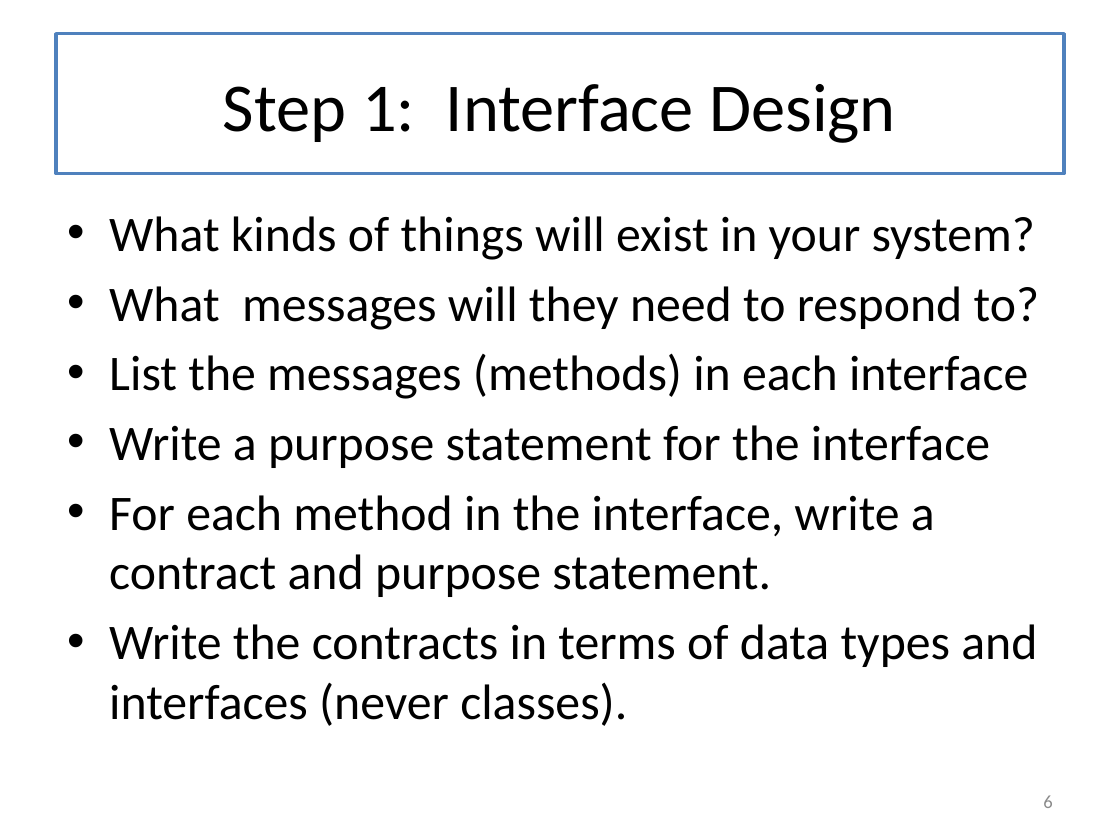
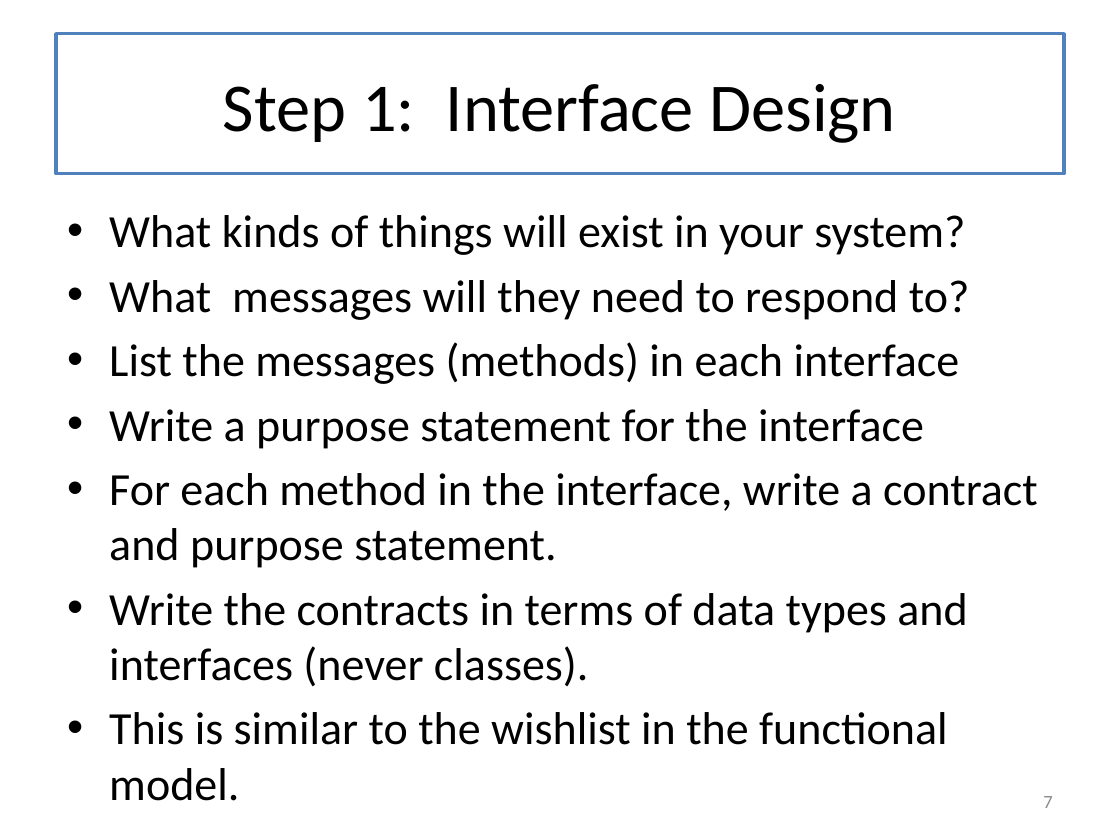
Before and after one commit to mwand/cs5010f17, a slide deck: slide 7 of Slides/Lesson 9.5 The Design Recipe Using Classes.pptx (slide 6 before the commit). Drawn at 1120x840 pixels with LibreOffice and Linux fonts; fonts in the diff are those of the drawing. Boxes give left, top, right and bottom in pixels: in the first picture for what was removed or moved away, otherwise in the second. Text is boxed around its words. In the diff, an @@ line names an element or a change of style, - is before the commit and + after.

Commit message:
converted Will's Lesson 9.5 from HTML to PPT

```diff
--- a/Slides/Lesson 9.5 The Design Recipe Using Classes.pptx
+++ b/Slides/Lesson 9.5 The Design Recipe Using Classes.pptx
@@ text at bbox=[109, 215, 1038, 686]: size 32 to 29.6 pt in "What kinds of things will exist in ...", "What messages will they need to respond ...", "List the messages (methods) in each interface", "Write a purpose statement for the interface" and 2 more places @@
@@ text at bbox=[109, 712, 948, 745]: paragraph added @@
+• This is similar to the wishlist in the functional model.
@@ page number at bbox=[1043, 796, 1052, 808]: text changed @@
-6
+7
```
Also in this commit, not shown: 3 other slides changed, 1 slide added, 6 slides removed, 3 other files.
